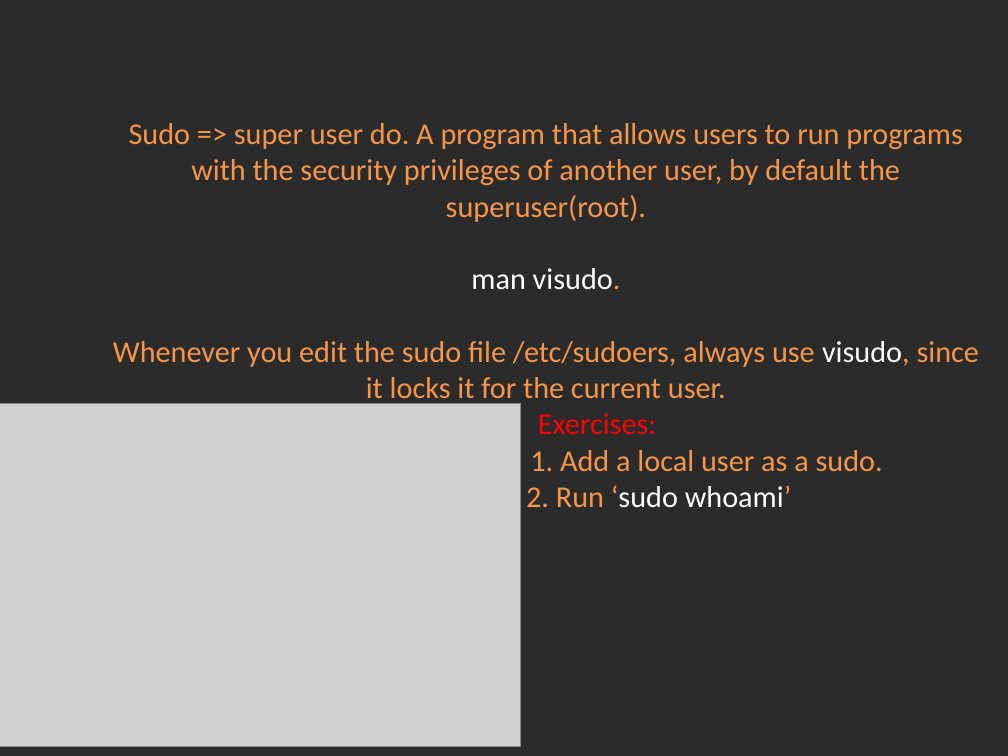
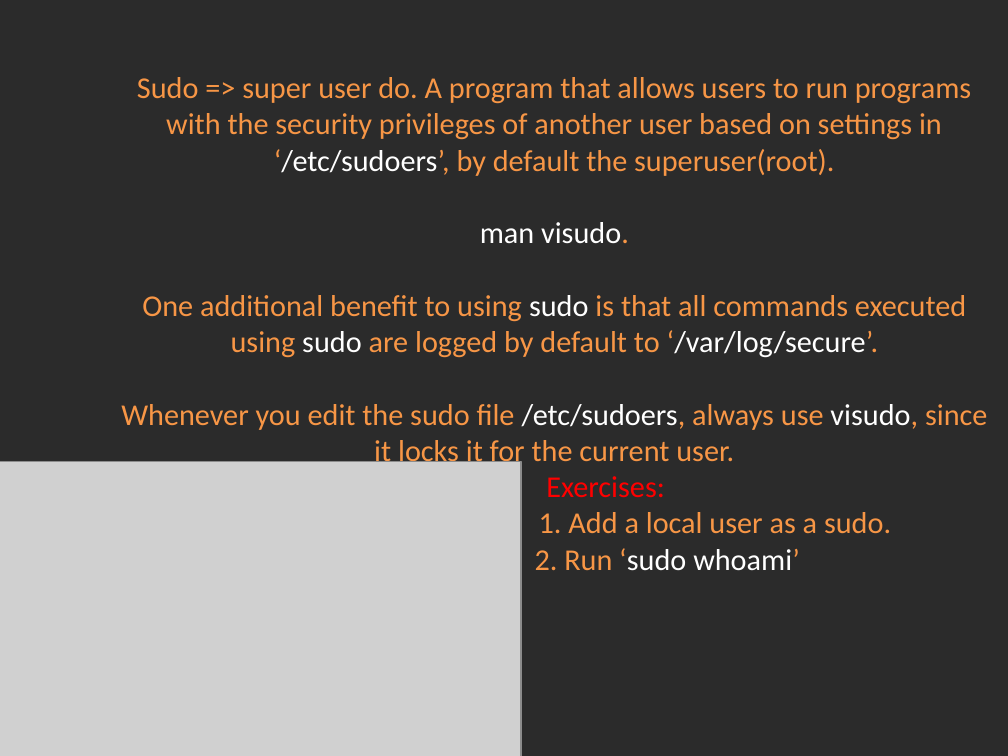
Before and after one commit to Academy-Soft-Intellect/Linux-Course, a slide deck: slide 7 of 4.Users_And_UsersGroups/04-UsersAndUsersGroups.pptx (slide 5 before the commit). Drawn at 1008x756 pixels with LibreOffice and Linux fonts; fonts in the diff are those of the drawing; grey boxes stand for pictures; background and template pictures are left out; a plain dark background stands for a picture behind light text. Boxes give left, top, right and bottom in pixels: in the first picture for what was removed or moved away, otherwise in the second. Text is boxed around its words. In the diff, an @@ line names an element or a change of style, - is before the commit and + after.

Commit message:
users and groups.

```diff
--- a/4.Users_And_UsersGroups/04-UsersAndUsersGroups.pptx
+++ b/4.Users_And_UsersGroups/04-UsersAndUsersGroups.pptx
@@ title at [121,77,987,571]: text changed @@
-Sudo => super user do. A program that allows users to run programs with the security privileges of another user, by default the superuser(root).
-man visudo.
-Whenever you edit the sudo file /etc/sudoers, always use visudo, since it locks it for the current user.
-Exercises:
-1. Add a local user as a sudo.
-2. Run ‘sudo whoami’
+Sudo => super user do. A program that allows users to run programs with the security privileges of another user based on settings in ‘/etc/sudoers’, by default the superuser(root).
+man visudo.
+One additional benefit to using sudo is that all commands executed using sudo are logged by default to ‘/var/log/secure’.
+Whenever you edit the sudo file /etc/sudoers, always use visudo, since it locks it for the current user.
+Exercises:
+1. Add a local user as a sudo.
+2. Run ‘sudo whoami’
@@ picture: place and size @@
-picture at [0,403,521,747]
+picture at [0,462,521,756]
```
Also in this commit, not shown: 3 other slides changed, 3 slides added, 1 other file.
